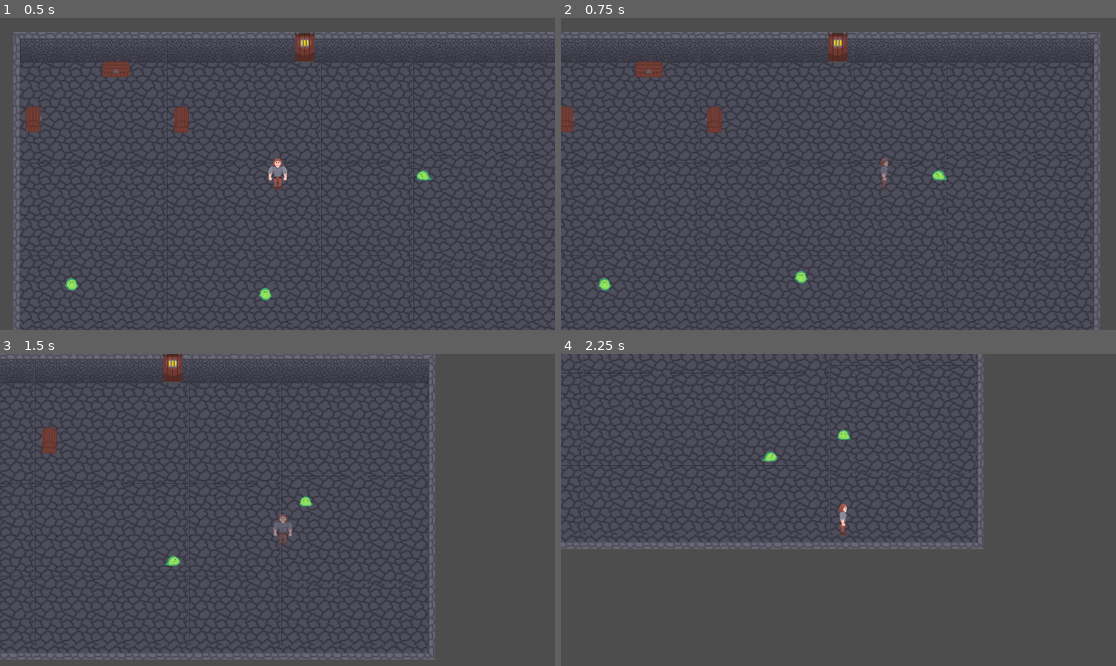
Above: before the commit, frames 1-4 (two rows, left to right).
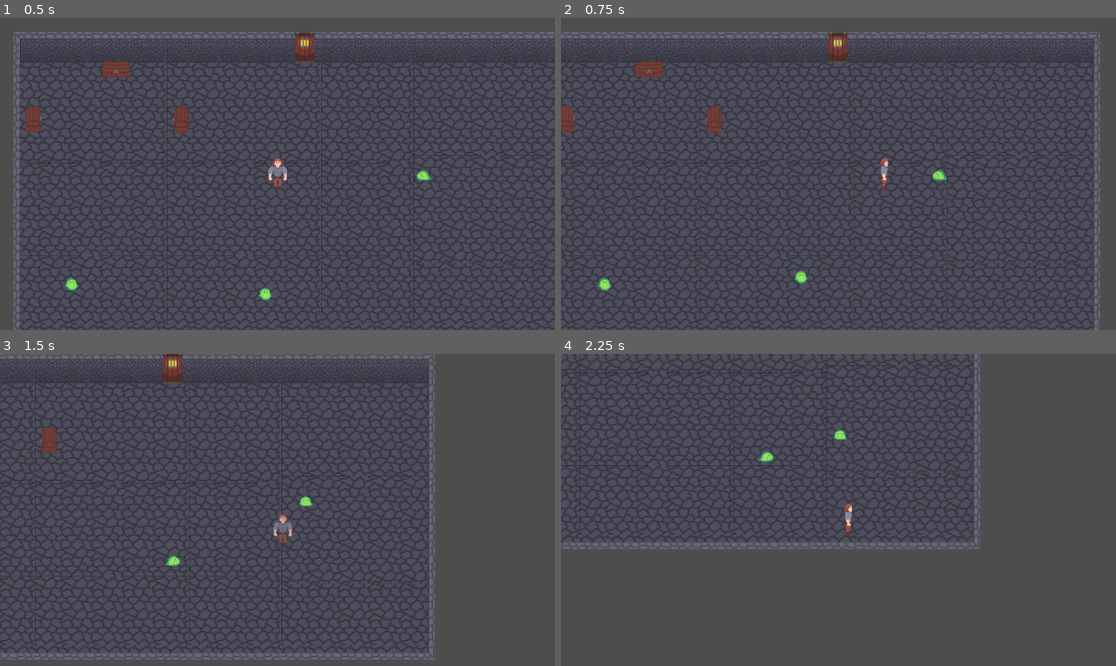
Above: after the commit, the same moments.

Repository: EsderJ10/proyecto-lqs
Game: Godot game, scene res://Scenes/test_room.tscn
The game is run twice, just before and just after one commit, with the same random seed, the same clock (stepped at 60 frames per second) and the same inputs.
Inputs (mouse positions are in pixels of both pictures, inside the frame that each line leads up to):
- Up to frame 1 (0.5 s): no input
- Up to frame 2 (0.75 s): move the mouse to (960, 158) at 0.52 s; hold Right (move_right) from 0.53 s (still down); tap Space (player_dash) at 0.6 s
- Up to frame 3 (1.5 s): move the mouse to (166, 525) at 1.27 s; release Right (move_right) at 1.28 s; hold Down (move_down) from 1.28 s (still down); tap E (interact) at 1.35 s
- Up to frame 4 (2.25 s): tap Space (player_dash) at 1.55 s; move the mouse to (894, 441) at 2.02 s; release Down (move_down) at 2.03 s; hold Right (move_right) from 2.03 s (still down); click (894, 441) at 2.1 s

Frame 1 is identical in both runs. In frame 2, less than 0.1% of the frame differs, in the area x 57-59%, y 44-55%; in frame 3, less than 0.1%; in frame 4, 5.3%, in the area x 0-77%, y 0-63%.

Commit message:
Signals connection and optimized handling #34

Diff:
--- a/Scenes/player.tscn
+++ b/Scenes/player.tscn
@@ -99,9 +99,3 @@
 [node name="HurtTimer" type="Timer" parent="."]
 
 [connection signal="body_entered" from="HitboxAttack" to="." method="_on_hitbox_attack_body_entered"]
-[connection signal="timeout" from="AttackCooldownTimer" to="." method="_on_attack_cooldown_timer_timeout"]
-[connection signal="timeout" from="AttackTimer" to="." method="_on_attack_timer_timeout"]
-[connection signal="timeout" from="DashTimer" to="." method="_on_dash_timer_timeout"]
-[connection signal="timeout" from="DashCooldownTimer" to="." method="_on_dash_cooldown_timer_timeout"]
-[connection signal="timeout" from="InvulnerabilityTimer" to="." method="_on_invulnerability_timer_timeout"]
-[connection signal="timeout" from="HurtTimer" to="." method="_on_hurt_timer_timeout"]
--- a/Scripts/Character/player.gd
+++ b/Scripts/Character/player.gd
@@ -49,15 +49,20 @@
 var previous_direction: Direction = Direction.DOWN
 
 # State variables
+# Vectors
 var dash_direction: Vector2 = Vector2.ZERO
 var movement_input: Vector2 = Vector2.ZERO
+var last_hit_direction: Vector2 = Vector2.ZERO
+
+# Booleans
 var can_attack: bool = true
 var can_dash: bool = true
 var is_invulnerable: bool = false
+
 var current_health: int = 0
-var last_hit_direction: Vector2 = Vector2.ZERO
 var current_tween: Tween
-var _animation_cache = {}
+var current_animation: String = ""
+var blink_time: float = 0.0
 
 # Constants for direction and hitbox
 const DIRECTION_VECTORS = {
@@ -67,6 +72,13 @@
 	Direction.DOWN: Vector2(0, 1)
 }
 
+const DIRECTION_STRINGS = {
+	Direction.RIGHT: "right",
+	Direction.LEFT: "left",
+	Direction.UP: "up",
+	Direction.DOWN: "down"
+}
+
 const HITBOX_ROTATIONS = {
 	Direction.RIGHT: -90.0,
 	Direction.LEFT: 90.0,
@@ -74,25 +86,16 @@
 	Direction.DOWN: 0.0
 }
 
-const DIRECTION_STRINGS = {
-	Direction.RIGHT: "right",
-	Direction.LEFT: "left",
-	Direction.UP: "up",
-	Direction.DOWN: "down"
-}
-
 func _ready() -> void:
 	initialize_player()
-	_cache_animation_names()
-
-func _cache_animation_names() -> void:
-	for dir_key in DIRECTION_STRINGS:
-		var dir_string = DIRECTION_STRINGS[dir_key]
-		_animation_cache["idle_" + dir_string] = "idle_" + dir_string
-		_animation_cache["attack_" + dir_string] = "attack_" + dir_string
-		_animation_cache["dash_" + dir_string] = "dash_" + dir_string
-		_animation_cache["hurt_" + dir_string] = "hurt_" + dir_string
-		_animation_cache[dir_string] = dir_string  # Fallback animations
+
+	attack_timer.timeout.connect(_on_attack_timer_timeout)
+	attack_cooldown_timer.timeout.connect(_on_attack_cooldown_timer_timeout)
+	dash_timer.timeout.connect(_on_dash_timer_timeout)
+	dash_cooldown_timer.timeout.connect(_on_dash_cooldown_timer_timeout)
+	invulnerability_timer.timeout.connect(_on_invulnerability_timer_timeout)
+	hurt_timer.timeout.connect(_on_hurt_timer_timeout)
+	hitbox_attack.body_entered.connect(_on_hitbox_attack_body_entered)
 
 func initialize_player() -> void:
 	hitbox_attack.monitoring = false
@@ -113,7 +116,8 @@
 
 	# Blinking effect when invulnerable
 	if is_invulnerable and current_state != State.DEAD:
-		animated_sprite.modulate.a = sin(Time.get_ticks_msec() * 0.01) * delta + 0.5
+		blink_time += delta * 10.0
+		animated_sprite.modulate.a = 0.5 + sin(blink_time) * 0.5
 
 func _physics_process(delta: float) -> void:
 	if current_state == State.DEAD:
@@ -135,13 +139,12 @@
 			if current_state != State.ATTACKING:
 				target_velocity = movement_input * speed
 
-	# Apply acceleration, deceleration, or friction based on movement state
-	if target_velocity.length() > 0:
+	if target_velocity.length_squared() > 0:
 		velocity = velocity.lerp(target_velocity, acceleration * delta * 60.0)
 	else:
 		# Apply deceleration when actively stopping and friction when idle
-		var stop_factor = deceleration if movement_input == Vector2.ZERO and velocity.length() > 0 else friction
-		velocity = velocity.lerp(Vector2.ZERO, stop_factor * delta * 60.0)
+		var stop_factor = deceleration if movement_input == Vector2.ZERO and velocity.length_squared() > 0 else friction
+		velocity = velocity.lerp(Vector2.ZERO, stop_factor * delta * 10.0)
 
 func handle_input() -> void:
 	if current_state == State.DEAD or current_state == State.HURT:
@@ -165,43 +168,47 @@
 				dash()
 
 func get_movement_input() -> Vector2:
+	if current_state == State.ATTACKING or current_state == State.HURT:
+		return Vector2.ZERO
+
+	previous_direction = current_direction
+
 	var input = Vector2.ZERO
-
-	if current_state == State.ATTACKING or current_state == State.HURT:
-		return input
-
-	previous_direction = current_direction
-
-	# Improved input handling
+	var just_pressed_horizontal = false
+	var just_pressed_vertical = false
+
+	# Check horizontal movement
 	if Input.is_action_pressed("move_right"):
-		input.x += 1
-		if input.y == 0 or Input.is_action_just_pressed("move_right"):
-			current_direction = Direction.RIGHT
-	if Input.is_action_pressed("move_left"):
-		input.x -= 1
-		if input.y == 0 or Input.is_action_just_pressed("move_left"):
-			current_direction = Direction.LEFT
+		input.x = 1
+		just_pressed_horizontal = Input.is_action_just_pressed("move_right")
+	elif Input.is_action_pressed("move_left"):
+		input.x = -1
+		just_pressed_horizontal = Input.is_action_just_pressed("move_left")
+
+	# Check vertical movement
 	if Input.is_action_pressed("move_up"):
-		input.y -= 1
-		if input.x == 0 or Input.is_action_just_pressed("move_up"):
-			current_direction = Direction.UP
-	if Input.is_action_pressed("move_down"):
-		input.y += 1
-		if input.x == 0 or Input.is_action_just_pressed("move_down"):
-			current_direction = Direction.DOWN
-
-	# If no direction is pressed but was previously moving, keep the last direction
-	if input.length() == 0 and current_state == State.MOVING:
-		current_direction = previous_direction
-
-	# Update movement state based on input
-	if input.length() > 0 and current_state == State.IDLE:
+		input.y = -1
+		just_pressed_vertical = Input.is_action_just_pressed("move_up")
+	elif Input.is_action_pressed("move_down"):
+		input.y = 1
+		just_pressed_vertical = Input.is_action_just_pressed("move_down")
+
+	# Update direction based on input priority
+	if input.x != 0 and (input.y == 0 or just_pressed_horizontal):
+		current_direction = Direction.RIGHT if input.x > 0 else Direction.LEFT
+	elif input.y != 0 and (input.x == 0 or just_pressed_vertical):
+		current_direction = Direction.UP if input.y < 0 else Direction.DOWN
+
+	# Update state based on input length
+	var input_length_squared = input.length_squared()
+
+	if input_length_squared > 0 and current_state == State.IDLE:
 		change_state(State.MOVING)
-	elif input.length() == 0 and current_state == State.MOVING:
+	elif input_length_squared == 0 and current_state == State.MOVING:
 		change_state(State.IDLE)
 
-	# Normalize only if input has length to avoid divide by zero
-	return input.normalized() if input.length() > 0 else input
+	# Normalize only if needed
+	return input.normalized() if input_length_squared > 0 else input
 
 func update_animation() -> void:
 	var dir_string = DIRECTION_STRINGS[current_direction]
@@ -209,33 +216,31 @@
 
 	match current_state:
 		State.ATTACKING:
-			# Try to use attack animation, fall back to direction if not available
-			anim_name = _get_animation_name("attack_" + dir_string, dir_string)
+			anim_name = "attack_" + dir_string
 		State.DASHING:
-			# Try to use dash animation, fall back to direction if not available
-			anim_name = _get_animation_name("dash_" + dir_string, dir_string)
+			anim_name = "dash_" + dir_string
 		State.MOVING:
 			anim_name = dir_string
 		State.IDLE:
-			# Try to use idle animation, fall back to direction if not available
-			anim_name = _get_animation_name("idle_" + dir_string, dir_string)
+			anim_name = "idle_" + dir_string
 		State.HURT:
-			# Try to use hurt animation, fall back to direction if not available
-			anim_name = _get_animation_name("hurt_" + dir_string, dir_string)
+			anim_name = "hurt_" + dir_string
 		State.DEAD:
-			anim_name = _get_animation_name("dead", dir_string)
-
-	if animated_sprite.animation != anim_name:
+			anim_name = "dead"
+
+	if current_animation != anim_name:
+		current_animation = anim_name
+
+		# Check if animation exists, fall back if necessary
+		if !animated_sprite.sprite_frames.has_animation(anim_name):
+			if anim_name.begins_with("attack_") or anim_name.begins_with("dash_") or anim_name.begins_with("idle_") or anim_name.begins_with("hurt_"):
+				anim_name = dir_string
+
+			# Final fallback for dead animation
+			if anim_name == "dead" and !animated_sprite.sprite_frames.has_animation("dead"):
+				anim_name = dir_string
+
 		animated_sprite.play(anim_name)
-
-# Helper to check if animation exists, using cached names
-func _get_animation_name(primary: String, fallback: String) -> String:
-	var primary_name = _animation_cache.get(primary, primary)
-	var fallback_name = _animation_cache.get(fallback, fallback)
-
-	if animated_sprite.sprite_frames.has_animation(primary_name):
-		return primary_name
-	return fallback_name
 
 func attack() -> void:
 	can_attack = false
@@ -249,9 +254,9 @@
 func dash() -> void:
 	can_dash = false
 
-	# Use current movement input or facing direction, ensuring it's normalized
+	# Use current movement input or facing direction
 	if movement_input != Vector2.ZERO:
-		dash_direction = movement_input.normalized()
+		dash_direction = movement_input
 	else:
 		dash_direction = DIRECTION_VECTORS[current_direction]
 
@@ -318,13 +323,13 @@
 	# Apply damage
 	current_health = max(0, current_health - damage)
 
-	if current_tween and current_tween.is_valid():
-		current_tween.kill()
+	kill_tween()
 
 	# Flash effect
 	animated_sprite.modulate = Color(1.5, 0.3, 0.3, 1.0)
 	current_tween = create_tween()
 	current_tween.tween_property(animated_sprite, "modulate", Color(1, 1, 1, 1), 0.2)
+	current_tween.finished.connect(func(): current_tween = null)
 
 	health_changed.emit(current_health, max_health)
 
@@ -337,6 +342,11 @@
 		change_state(State.HURT)
 		set_invulnerable(true)
 
+func kill_tween() -> void:
+	if current_tween and current_tween.is_valid():
+		current_tween.kill()
+		current_tween = null
+
 func _on_hurt_timer_timeout() -> void:
 	if current_state == State.HURT:
 		change_state(State.IDLE)
@@ -346,6 +356,7 @@
 
 	if value:
 		invulnerability_timer.start()
+		blink_time = 0.0
 	else:
 		# Reset sprite modulation
 		animated_sprite.modulate.a = 1.0
@@ -355,9 +366,7 @@
 	set_physics_process(false)
 	set_process_input(false)
 
-	# Cancel any existing tween
-	if current_tween and current_tween.is_valid():
-		current_tween.kill()
+	kill_tween()
 
 	player_died.emit()
 
@@ -365,6 +374,7 @@
 	current_tween = create_tween()
 	current_tween.tween_property(animated_sprite, "modulate:a", 0.0, death_fade_duration)
 	current_tween.tween_callback(queue_free)
+	current_tween.finished.connect(func(): current_tween = null)
 
 func _on_attack_timer_timeout() -> void:
 	if current_state == State.ATTACKING:
--- a/project.godot
+++ b/project.godot
@@ -23,21 +23,25 @@
 move_right={
 "deadzone": 0.5,
 "events": [Object(InputEventKey,"resource_local_to_scene":false,"resource_name":"","device":-1,"window_id":0,"alt_press …(195 unchanged characters)…
+, Object(InputEventKey,"resource_local_to_scene":false,"resource_name":"","device":-1,"window_id":0,"alt_pressed":false,"shift_pressed":false,"ctrl_pressed":false,"meta_pressed":false,"pressed":false,"keycode":0,"physical_keycode":68,"key_label":0,"unicode":100,"location":0,"echo":false,"script":null)
 ]
 }
 move_left={
 "deadzone": 0.5,
 "events": [Object(InputEventKey,"resource_local_to_scene":false,"resource_name":"","device":-1,"window_id":0,"alt_press …(195 unchanged characters)…
+, Object(InputEventKey,"resource_local_to_scene":false,"resource_name":"","device":-1,"window_id":0,"alt_pressed":false,"shift_pressed":false,"ctrl_pressed":false,"meta_pressed":false,"pressed":false,"keycode":0,"physical_keycode":65,"key_label":0,"unicode":97,"location":0,"echo":false,"script":null)
 ]
 }
 move_up={
 "deadzone": 0.5,
 "events": [Object(InputEventKey,"resource_local_to_scene":false,"resource_name":"","device":-1,"window_id":0,"alt_press …(195 unchanged characters)…
+, Object(InputEventKey,"resource_local_to_scene":false,"resource_name":"","device":-1,"window_id":0,"alt_pressed":false,"shift_pressed":false,"ctrl_pressed":false,"meta_pressed":false,"pressed":false,"keycode":0,"physical_keycode":87,"key_label":0,"unicode":119,"location":0,"echo":false,"script":null)
 ]
 }
 move_down={
 "deadzone": 0.5,
 "events": [Object(InputEventKey,"resource_local_to_scene":false,"resource_name":"","device":-1,"window_id":0,"alt_press …(195 unchanged characters)…
+, Object(InputEventKey,"resource_local_to_scene":false,"resource_name":"","device":-1,"window_id":0,"alt_pressed":false,"shift_pressed":false,"ctrl_pressed":false,"meta_pressed":false,"pressed":false,"keycode":0,"physical_keycode":83,"key_label":0,"unicode":115,"location":0,"echo":false,"script":null)
 ]
 }
 interact={
